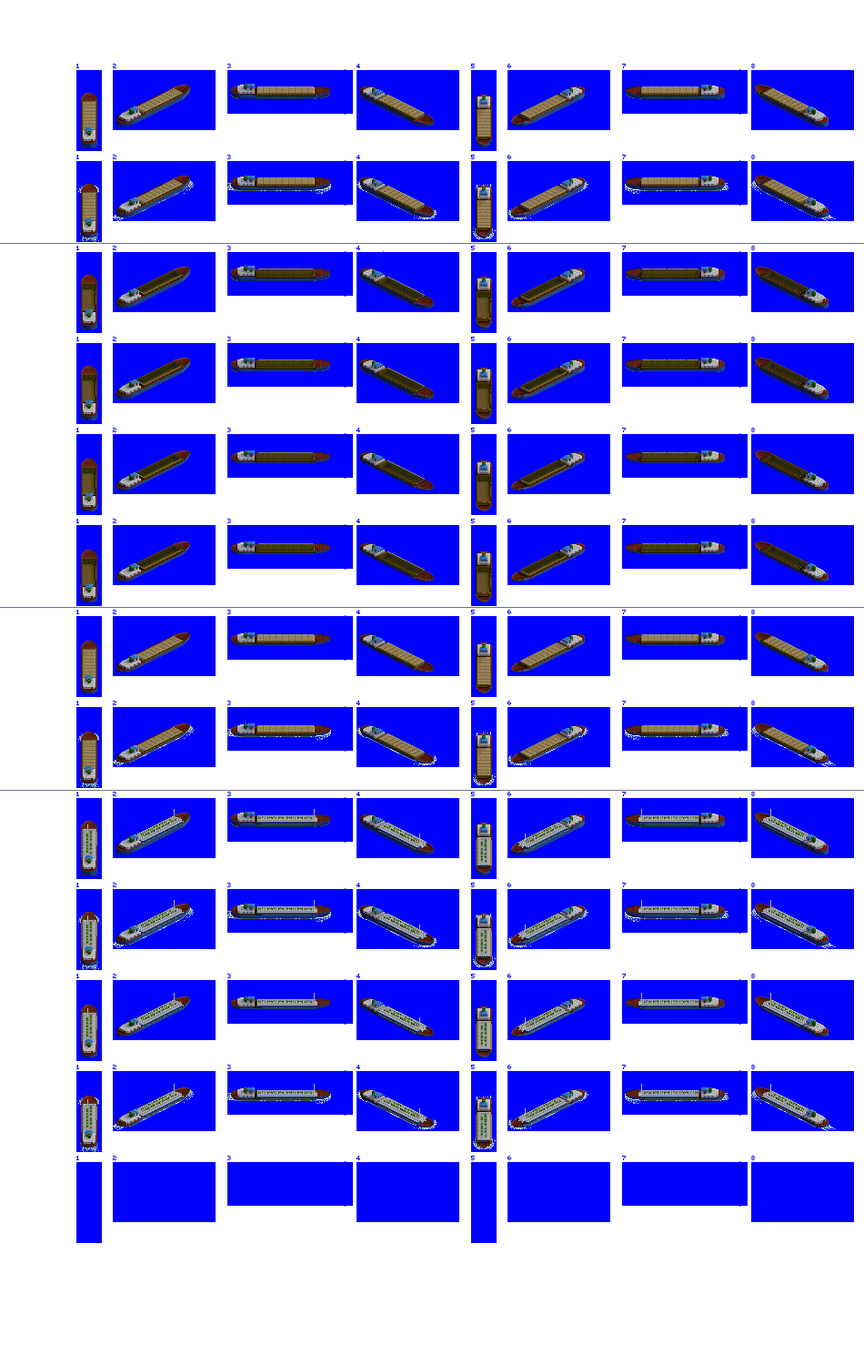
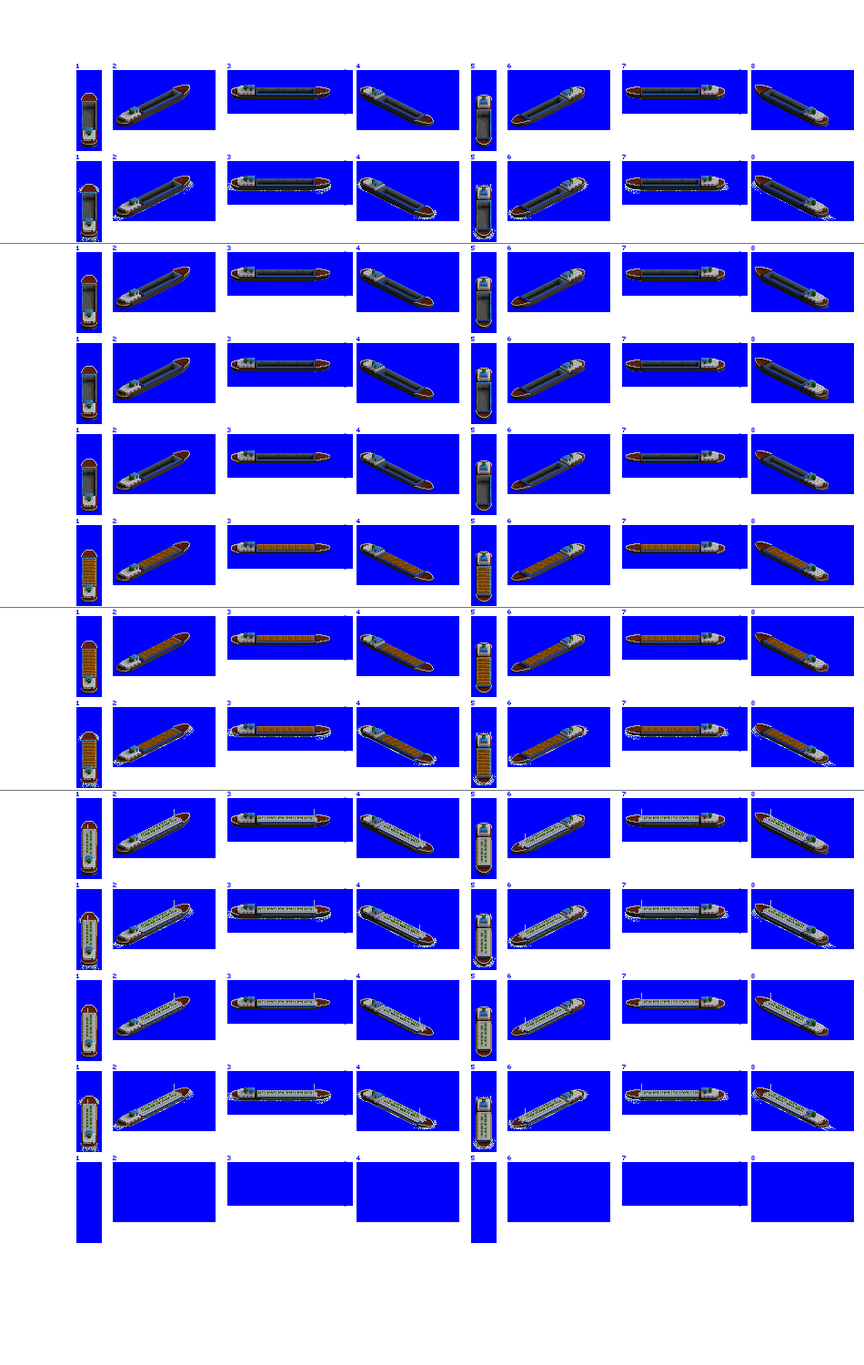
The second 864px x 1365px image is a revision of the first. Changes to its layers:
added layer "Layer 1" above "Hatches Overlay" over (82, 544, 808, 777)
hid "Hatches Overlay", painted on it over (81, 86, 809, 777)
painted on "Hold Overlay" over (81, 87, 809, 778)
painted on "Large River Boat" over (80, 83, 829, 1149)
